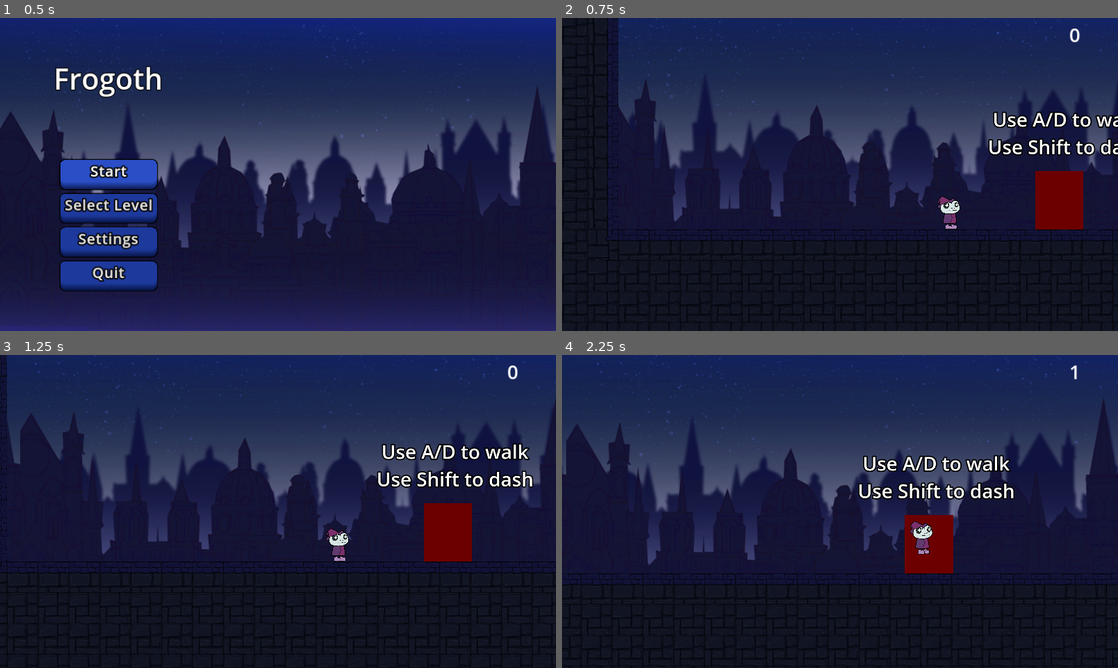
Above: before the commit, frames 1-4 (two rows, left to right).
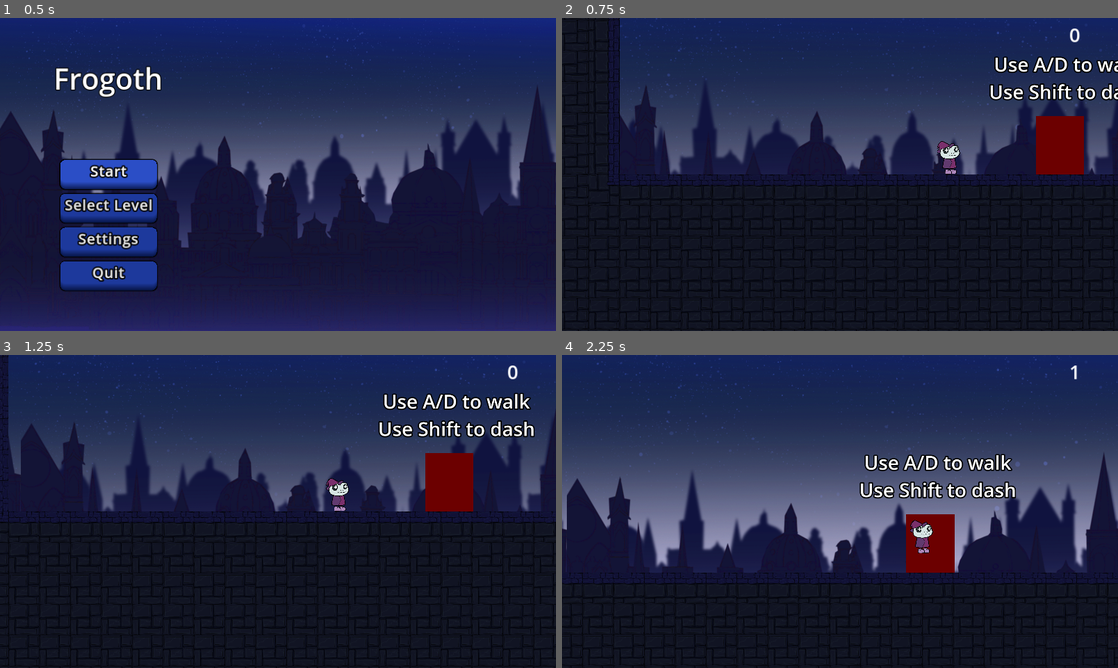
Above: after the commit, the same moments.

Repository: DerBrotDoktor/Frogoth
Game: Godot game, scene res://scenes/main/main.tscn
The game is run twice, just before and just after one commit, with the same random seed, the same clock (stepped at 60 frames per second) and the same inputs.
Inputs (mouse positions are in pixels of both pictures, inside the frame that each line leads up to):
- Up to frame 1 (0.5 s): no input
- Up to frame 2 (0.75 s): click "Start" at 0.5 s
- Up to frame 3 (1.25 s): no input
- Up to frame 4 (2.25 s): move the mouse to (962, 495) at 1.27 s; hold Space (bash) 1.28-2.03 s; hold D (right) from 1.28 s (still down); tap W (up) at 1.52 s; move the mouse to (728, 527) at 2.02 s; click (728, 527) at 2.1 s

Frame 1 is identical in both runs. In frame 2, 14% of the frame differs, in the area x 0-100%, y 0-100%; in frame 3, 16%; in frame 4, 21%, in the area x 0-100%, y 14-100%.

Commit message:
Changed: Tutorial level

Diff:
--- a/scenes/level/level_tutorial_1.tscn
+++ b/scenes/level/level_tutorial_1.tscn
@@ -25,10 +25,10 @@
 player_spawn_point = NodePath("PlayerSpwanPoint")
 
 [node name="PlayerSpwanPoint" parent="." instance=ExtResource("3_lyrsc")]
-position = Vector2(976, 165)
+position = Vector2(970, -82)
 
 [node name="BashPoints" type="Node2D" parent="."]
-position = Vector2(-9, 256)
+position = Vector2(-9, 0)
 
 [node name="BashPoint" parent="BashPoints" instance=ExtResource("2_1ug63")]
 position = Vector2(5514, -645)
@@ -52,20 +52,20 @@
 position = Vector2(7145, -227)
 
 [node name="Platforms" type="Node2D" parent="."]
-position = Vector2(-9, 256)
+position = Vector2(-9, 0)
 
 [node name="PlatformBig2" parent="Platforms" instance=ExtResource("4_6oxe8")]
 position = Vector2(7572, -472)
 
 [node name="Enemies" type="Node2D" parent="."]
-position = Vector2(-5, 277)
+position = Vector2(-5, 0)
 
 [node name="EnemyGrounded" parent="Enemies" instance=ExtResource("5_hni4f")]
 modulate = Color(1, 0, 0, 1)
 position = Vector2(7825, -635)
 
 [node name="Signs" type="Node2D" parent="."]
-position = Vector2(-9, 256)
+position = Vector2(-9, 0)
 
 [node name="TutorialSign" parent="Signs" instance=ExtResource("3_exuu5")]
 position = Vector2(1442, 8)
@@ -136,7 +136,7 @@
 You can press F to discard the current shape"
 
 [node name="WorldTileMap" type="TileMap" parent="."]
-position = Vector2(-9, 256)
+position = Vector2(-9, 0)
 tile_set = ExtResource("2_sjt5m")
 format = 2
 layer_0/tile_data = PackedInt32Array(327725, 65536, 2, 262189, 65536, 1, 196653, 65536, 1, 131117, 65536, 1, 65581, 655 …(26324 unchanged characters)…
--- a/scenes/menus/pause_menu.tscn
+++ b/scenes/menus/pause_menu.tscn
@@ -3,6 +3,7 @@
 [ext_resource type="Script" path="res://scenes/menus/pause_menu.gd" id="1_mgqje"]
 
 [sub_resource type="SystemFont" id="SystemFont_0rgmh"]
+subpixel_positioning = 0
 
 [sub_resource type="StyleBoxFlat" id="StyleBoxFlat_lnr4f"]
 bg_color = Color(0.168627, 0.305882, 0.776471, 1)
Not shown, changed: export_presets.cfg
